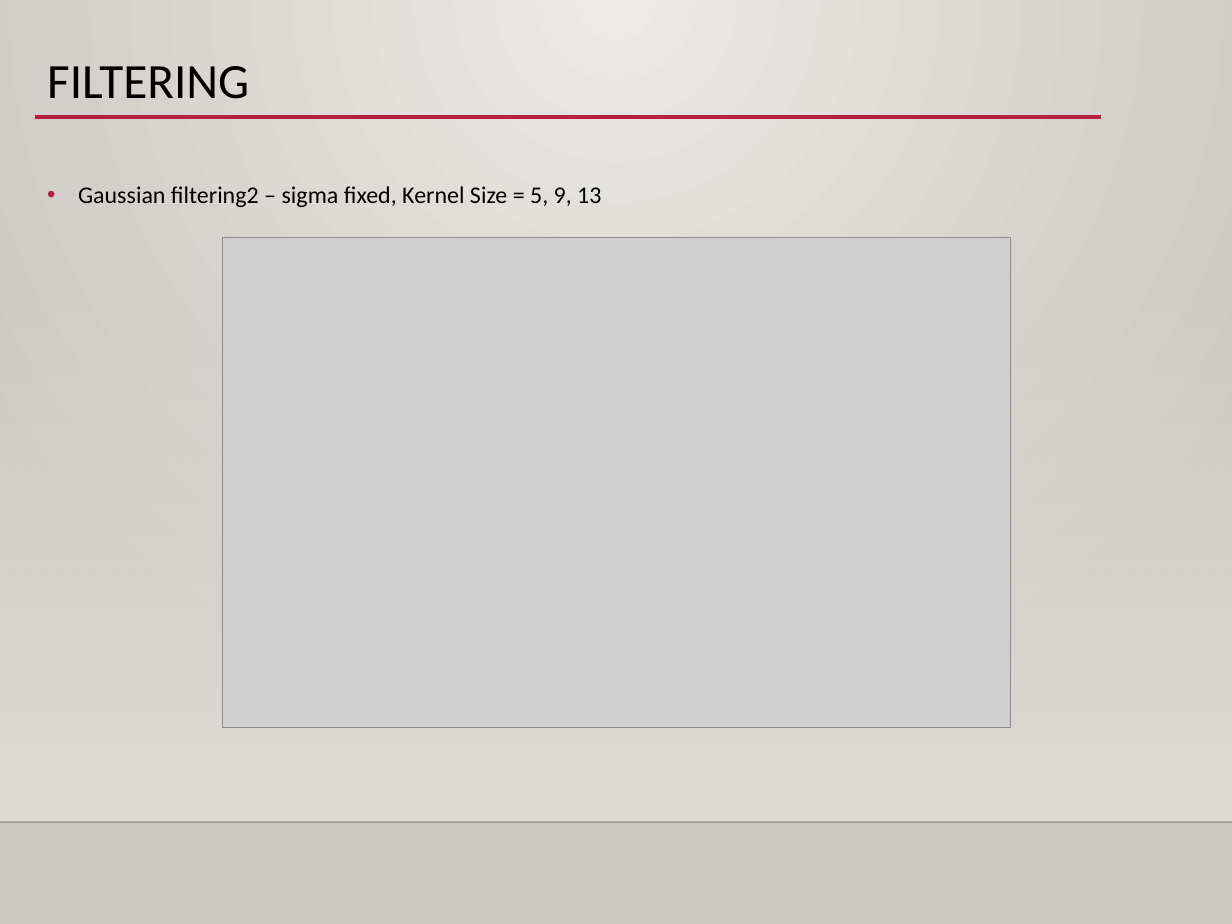
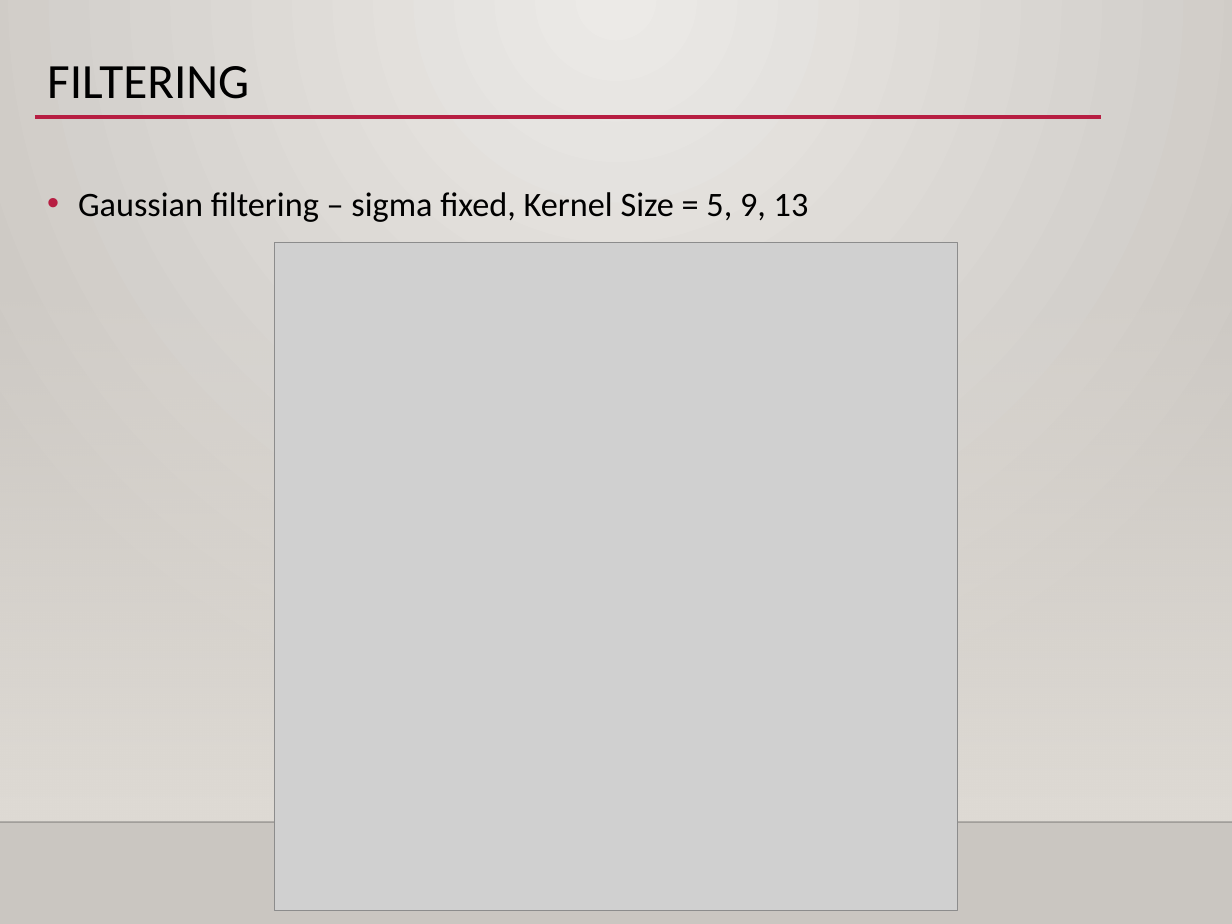
Before and after one commit to jelee2498/SDS, a slide deck: slide 8 of Day1/ex1-4_filters/ex1-4_filters.pptx. Drawn at 1232x924 pixels with LibreOffice and Linux fonts; fonts in the diff are those of the drawing; grey boxes stand for pictures; background and template pictures are left out. Boxes give left, top, right and bottom in pixels: in the first picture for what was removed or moved away, otherwise in the second. Text is boxed around its words. In the diff, an @@ line names an element or a change of style, - is before the commit and + after.

```diff
--- a/Day1/ex1-4_filters/ex1-4_filters.pptx
+++ b/Day1/ex1-4_filters/ex1-4_filters.pptx
@@ text at (78,192,809,222): text changed; size 14 to 20 pt @@
-• Gaussian filtering2 – sigma fixed, Kernel Size = 5, 9, 13
+• Gaussian filtering – sigma fixed, Kernel Size = 5, 9, 13
@@ picture: place and size @@
-picture at (223,238,1011,727)
+picture at (275,243,957,910)
```
Also in this commit, not shown: 7 other slides changed, 9 slides added, 7 slides removed, 13 other files.
